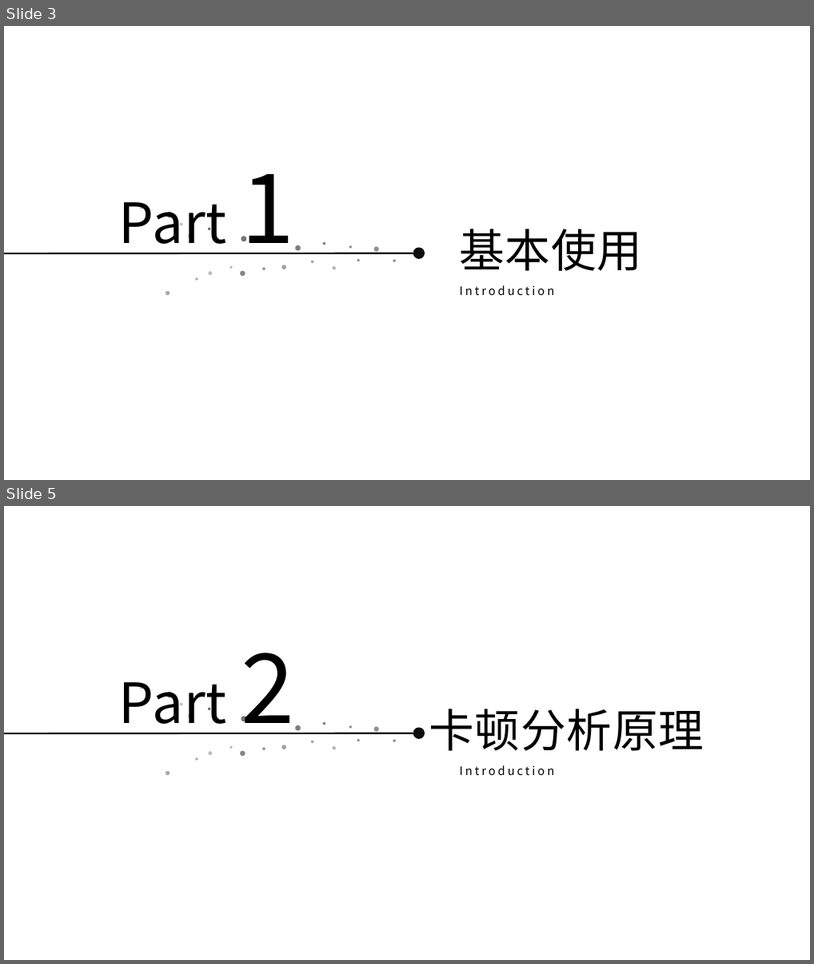
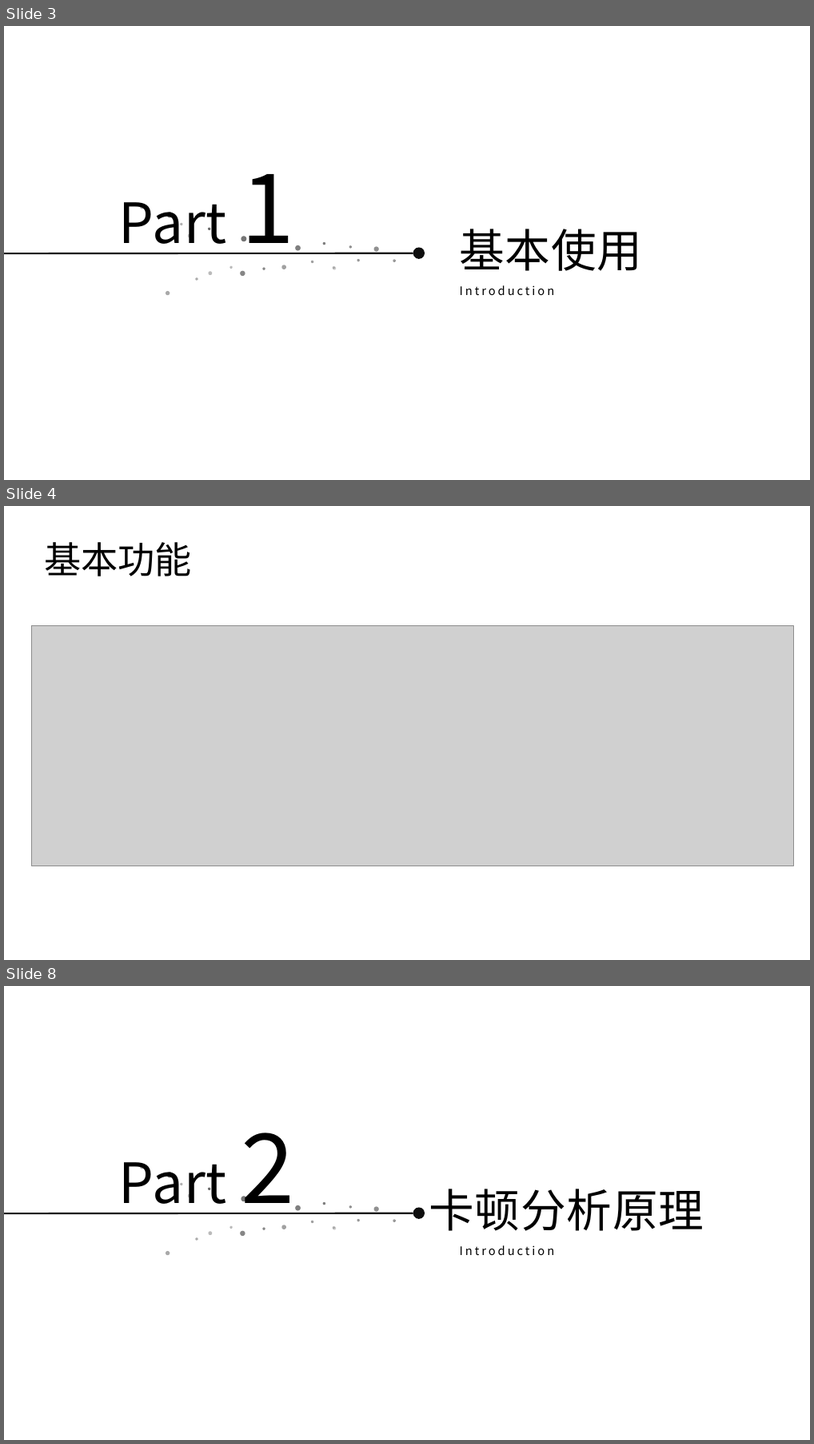
Before and after one commit to xueweiyang/gitdemo, a slide deck: android/matrix-master/samples/sample-android/matrix使用.pptx. Shown one above the other, each under a label of ours: slides 3 and 5 before the commit, slides 3, 4 and 8 after it; the slides between them are not shown. The pictures are 814x964 and 814x1444 pixels, drawn with LibreOffice and Linux fonts; fonts in the diff are those of the drawing; grey boxes stand for pictures; background and template pictures are left out. Boxes give left, top, right and bottom in pixels: in the first picture for what was removed or moved away, otherwise in the second. Text is boxed around its words. In the diff, an @@ line names an element or a change of style, - is before the commit and + after.

```diff
--- a/android/matrix-master/samples/sample-android/matrix使用.pptx
+++ b/android/matrix-master/samples/sample-android/matrix使用.pptx
@@ slide 4 added at <box>4,506,810,960</box>, background picture (left out) @@
@@ title added at <box>44,542,192,576</box>, 44 pt, text #000000 @@
+基本功能
@@ picture added at <box>32,626,794,865</box> @@
@@ what was slide 5 is now slide 8 @@
```
Also in this commit, not shown: 1 slide changed, 3 other slides added, 1 other file.
